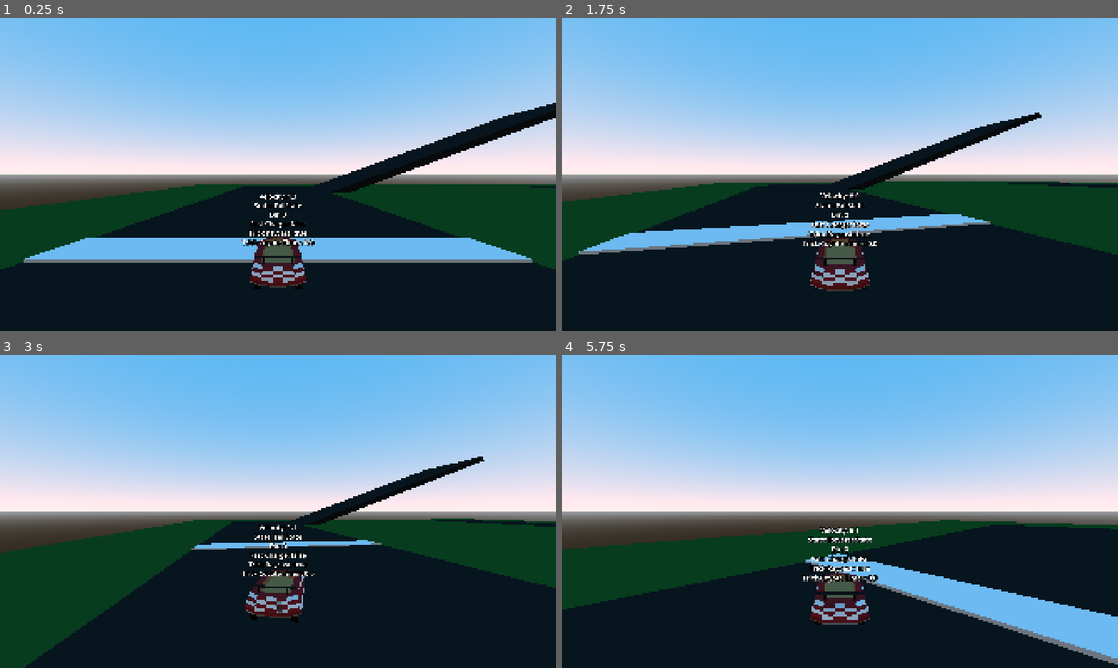
Above: before the commit, frames 1-4 (two rows, left to right).
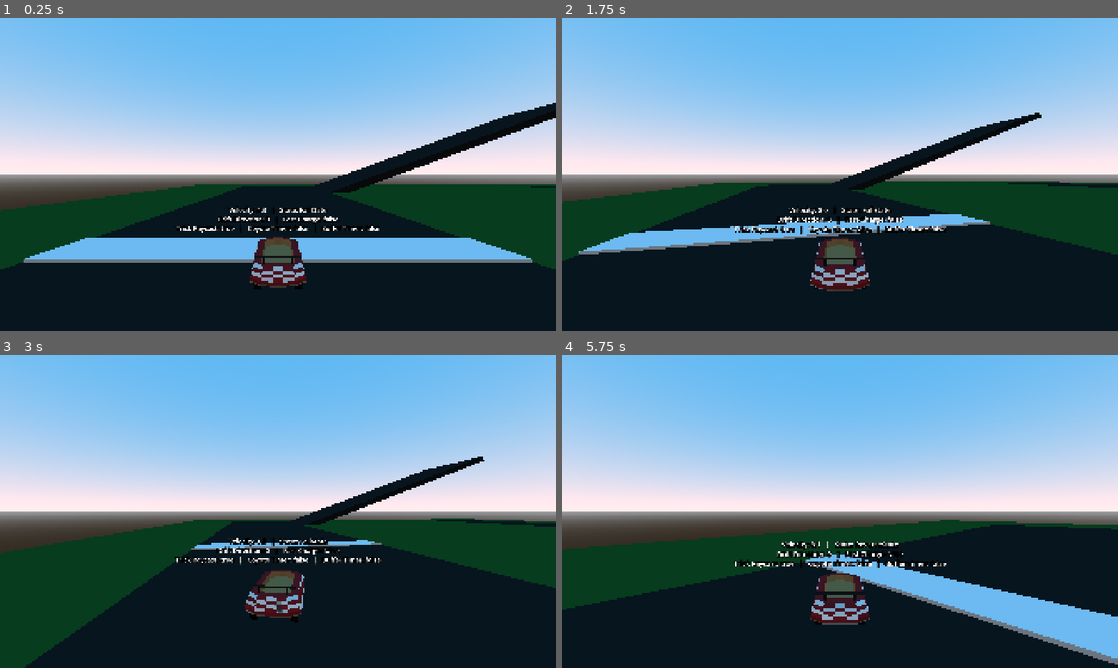
Above: after the commit, the same moments.

Repository: CISC-486-Game-Development-Project/cisc-486-game-development-project
Game: Godot game, scene res://Scenes/world_3d.tscn
The game is run twice, just before and just after one commit, with the same random seed, the same clock (stepped at 60 frames per second) and the same inputs.
Inputs:
- Up to frame 1 (0.25 s): no input
- Up to frame 2 (1.75 s): hold D (Right) 0.53-1.28 s; hold P (Drift) 0.53-1.28 s; hold S (Backward) from 1.28 s (still down); tap P (Drift) at 1.35 s
- Up to frame 3 (3 s): release S (Backward) at 2.03 s; hold D (Right) 2.03-2.78 s; hold P (Drift) 2.03-2.78 s; hold W (Forward) from 2.78 s (still down); tap P (Drift) at 2.85 s
- Up to frame 4 (5.75 s): release W (Forward) at 3.53 s; hold P (Drift) 3.53-4.28 s; hold A (Left) 3.53-5.03 s; tap P (Drift) at 4.35 s; hold S (Backward) from 5.03 s (still down); hold P (Drift) from 5.03 s (still down)

The runs differ from the first frame. In frame 1, 1.5% of the frame differs, in the area x 31-69%, y 55-74%; in frame 2, 1.7%; in frame 3, 1.5%; in frame 4, 1.9%, in the area x 30-70%, y 54-73%.

Commit message:
Added Trick Buffer & Animations
Tricks can now be buffered by pressing the drift button within 0.1 seconds of the trick raycast being off the ledge (can only trick if still in hop state when this happens). Tricks also now play one of 3 randomly selected animations.

Diff:
--- a/Components/StateMachine/States/trick_state.gd
+++ b/Components/StateMachine/States/trick_state.gd
@@ -33,3 +33,9 @@
 
 func _play_trick_effect():
 	entity.trick_particles.restart()
+
+	# Play random trick animation
+	match randi_range(0, 2):
+		0: entity.animation_player.play("trick_anim_1")
+		1: entity.animation_player.play("trick_anim_2")
+		2: entity.animation_player.play("trick_anim_3")
--- a/Entities/PlayerKart3D/player_kart_3d.gd
+++ b/Entities/PlayerKart3D/player_kart_3d.gd
@@ -22,6 +22,7 @@
 @onready var kart_model: Node3D = $KartModel
 @onready var camera_controller: CameraController = $CameraController
 @onready var state_machine: StateMachine = $MovementStateMachine
+@onready var animation_player: AnimationPlayer = $AnimationPlayer
 @onready var ground_ray_cast_3d: RayCast3D = $GroundRayCast3D
 @onready var trick_ray_cast_3d: RayCast3D = $TrickRayCast3D
 
@@ -29,6 +30,7 @@
 @onready var drift_particles: GPUParticles3D = $DriftParticles
 @onready var trick_particles: GPUParticles3D = $TrickParticles
 @onready var trick_coyote_timer: Timer = $TrickCoyoteTimer
+@onready var trick_buffer_timer: Timer = $TrickBufferTimer
 
 @onready var debug_label_3d: Label3D = $DebugLabel3D
 
@@ -70,7 +72,7 @@
 	move_and_slide()
 
 	# Debug label above kart
-	debug_label_3d.text = "Velocity: " + str(roundf(velocity.length() * 10) / 10) + "\nState: " + state_machine.current_state.name + "\nDir: " + str(drift_dir) + "\nFast Charge: " + str(abs(steer_request) >= 0.8 and sign(steer_request) == drift_dir) + "\nTrick Raycast: " + str(trick_ray_cast_3d.is_colliding()) + "\nTrick Coyote Timer: " + str(trick_coyote_timer.time_left)
+	debug_label_3d.text = "Velocity: " + str(roundf(velocity.length() * 10) / 10) + "   |   State: " + state_machine.current_state.name + "\nDrift Direction: " + str(drift_dir) + "   |   Fast Charge: " + str(abs(steer_request) >= 0.8 and sign(steer_request) == drift_dir) + "\nTrick Raycast: " + str(trick_ray_cast_3d.is_colliding()) + "   |   Coyote Timer: " + str(trick_coyote_timer.time_left > 0)+ "   |   Buffer Timer: " + str(trick_buffer_timer.time_left > 0)
 
 ## Called every physics frame to collect input data.
 func _handle_input() -> void:
@@ -106,6 +108,10 @@
 	# Apply boost acceleration while boost is active
 	if boost_timer > 0 && speed < boost_speed:
 		horizontal_velocity += forward * delta * boost_acceleration
+
+	# Start trick buffer if can't trick yet
+	if hop_request and trick_ray_cast_3d.is_colliding():
+		trick_buffer_timer.start()
 
 	# Handle acceleration for forwards and backwards movement
 	if accel_request > 0 and speed < top_speed:
@@ -192,4 +198,7 @@
 	elif state_machine.current_state is FallState:
 		if hop_request and trick_coyote_timer.time_left > 0:
 			return true
+	elif state_machine.current_state is HopState:
+		if trick_buffer_timer.time_left > 0 and not trick_ray_cast_3d.is_colliding():
+			return true
 	return false
--- a/Entities/PlayerKart3D/player_kart_3d.tscn
+++ b/Entities/PlayerKart3D/player_kart_3d.tscn
@@ -88,6 +88,77 @@
 material = SubResource("StandardMaterial3D_klxp6")
 size = Vector2(0.1, 0.1)
 
+[sub_resource type="Animation" id="Animation_iwjoc"]
+length = 0.001
+tracks/0/type = "value"
+tracks/0/imported = false
+tracks/0/enabled = true
+tracks/0/path = NodePath("KartModel/AnimationPivot:rotation")
+tracks/0/interp = 1
+tracks/0/loop_wrap = true
+tracks/0/keys = {
+"times": PackedFloat32Array(0),
+"transitions": PackedFloat32Array(1),
+"update": 0,
+"values": [Vector3(0, 0, 0)]
+}
+
+[sub_resource type="Animation" id="Animation_wo5un"]
+resource_name = "trick_anim_1"
+length = 0.5
+tracks/0/type = "value"
+tracks/0/imported = false
+tracks/0/enabled = true
+tracks/0/path = NodePath("KartModel/AnimationPivot:rotation")
+tracks/0/interp = 1
+tracks/0/loop_wrap = true
+tracks/0/keys = {
+"times": PackedFloat32Array(0, 0.10000001, 0.19999999, 0.33333334, 0.5),
+"transitions": PackedFloat32Array(1, 1, 1, 1, 1),
+"update": 0,
+"values": [Vector3(0, 0, 0), Vector3(0, 0, 1.5707964), Vector3(0, 0, 3.1415927), Vector3(0, 0, 4.712389), Vector3(0, 0, 6.2831855)]
+}
+
+[sub_resource type="Animation" id="Animation_7dnbs"]
+resource_name = "trick_anim_2"
+length = 0.5
+tracks/0/type = "value"
+tracks/0/imported = false
+tracks/0/enabled = true
+tracks/0/path = NodePath("KartModel/AnimationPivot:rotation")
+tracks/0/interp = 1
+tracks/0/loop_wrap = true
+tracks/0/keys = {
+"times": PackedFloat32Array(0, 0.10000001, 0.2666667, 0.40000004, 0.5),
+"transitions": PackedFloat32Array(1, 1, 1, 1, 1),
+"update": 0,
+"values": [Vector3(0, 0, 0), Vector3(1.5707964, 0, 0), Vector3(3.1415927, 0, 0), Vector3(4.712389, 0, 0), Vector3(6.2831855, 0, 0)]
+}
+
+[sub_resource type="Animation" id="Animation_5yhnq"]
+resource_name = "trick_anim_3"
+length = 0.5
+tracks/0/type = "value"
+tracks/0/imported = false
+tracks/0/enabled = true
+tracks/0/path = NodePath("KartModel/AnimationPivot:rotation")
+tracks/0/interp = 1
+tracks/0/loop_wrap = true
+tracks/0/keys = {
+"times": PackedFloat32Array(0, 0.1, 0.23333333, 0.36666667, 0.5),
+"transitions": PackedFloat32Array(1, 1, 1, 1, 1),
+"update": 0,
+"values": [Vector3(0, 0, 0), Vector3(0, 1.5707964, 0), Vector3(0, 3.1415927, 0), Vector3(0, 4.712389, 0), Vector3(0, 6.2831855, 0)]
+}
+
+[sub_resource type="AnimationLibrary" id="AnimationLibrary_7dnbs"]
+_data = {
+&"RESET": SubResource("Animation_iwjoc"),
+&"trick_anim_1": SubResource("Animation_wo5un"),
+&"trick_anim_2": SubResource("Animation_7dnbs"),
+&"trick_anim_3": SubResource("Animation_5yhnq")
+}
+
 [node name="PlayerKart3D" type="CharacterBody3D" unique_id=32768770]
 transform = Transform3D(-4.371139e-08, 0, 1, 0, 1, 0, -1, 0, -4.371139e-08, 0, 0, 0)
 script = ExtResource("1_q6jvo")
@@ -99,7 +170,9 @@
 
 [node name="KartModel" type="Node3D" parent="." unique_id=510578739]
 
-[node name="SM_Basic_Car" parent="KartModel" unique_id=1870174154 instance=ExtResource("2_aplrp")]
+[node name="AnimationPivot" type="Node3D" parent="KartModel" unique_id=640171345]
+
+[node name="SM_Basic_Car" parent="KartModel/AnimationPivot" unique_id=1870174154 instance=ExtResource("2_aplrp")]
 transform = Transform3D(-2.1855694e-08, 0, 0.5, 0, 0.5, 0, -0.5, 0, -2.1855694e-08, 0, 0, 0.5)
 
 [node name="CameraController" parent="." unique_id=587770499 instance=ExtResource("2_q6jvo")]
@@ -147,6 +220,13 @@
 wait_time = 0.1
 one_shot = true
 
+[node name="TrickBufferTimer" type="Timer" parent="." unique_id=244056487]
+wait_time = 0.1
+one_shot = true
+
+[node name="AnimationPlayer" type="AnimationPlayer" parent="." unique_id=858611665]
+libraries/ = SubResource("AnimationLibrary_7dnbs")
+
 [node name="MovementStateMachine" type="Node" parent="." unique_id=547351009 node_paths=PackedStringArray("initial_state")]
 script = ExtResource("3_25wvy")
 initial_state = NodePath("IdleState")
@@ -274,6 +354,12 @@
 advance_expression = "entity.velocity.y <= 0"
 metadata/_custom_type_script = "uid://l1hrvfthq543"
 
+[node name="ToTrick" type="Node" parent="MovementStateMachine/HopState" unique_id=1589638575 node_paths=PackedStringArray("to_state")]
+script = ExtResource("6_7wlea")
+to_state = NodePath("../../TrickState")
+advance_expression = "entity.can_trick()"
+metadata/_custom_type_script = "uid://l1hrvfthq543"
+
 [node name="DriftState" type="Node" parent="MovementStateMachine" unique_id=788034490]
 script = ExtResource("7_7wlea")
 metadata/_custom_type_script = "uid://b2lqg5xhq7se0"
